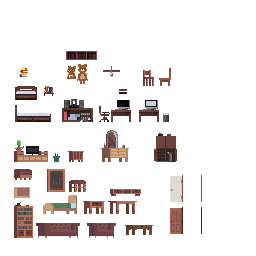
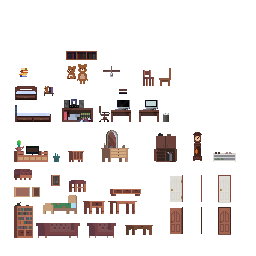
Layered file, before and after one edit (256px x 256px). Changes by layer:
added layer "레이어 45" (1st of 2) above "레이어 45" over [left=213, top=152, right=236, bottom=162]
added layer "레이어 46" above "레이어 30" over [left=193, top=132, right=202, bottom=161]
added layer "레이어 30" (1st of 2) above "레이어 30" over [left=32, top=187, right=40, bottom=197]
painted on "레이어 30" (2nd of 2) over [left=14, top=188, right=30, bottom=198]
painted on "레이어 35" over [left=47, top=169, right=65, bottom=192]
added layer "레이어 43" (2nd of 6) above "레이어 43" over [left=218, top=175, right=231, bottom=203]
added layer "레이어 43" (3rd of 6) above "레이어 43" over [left=218, top=207, right=231, bottom=235]
